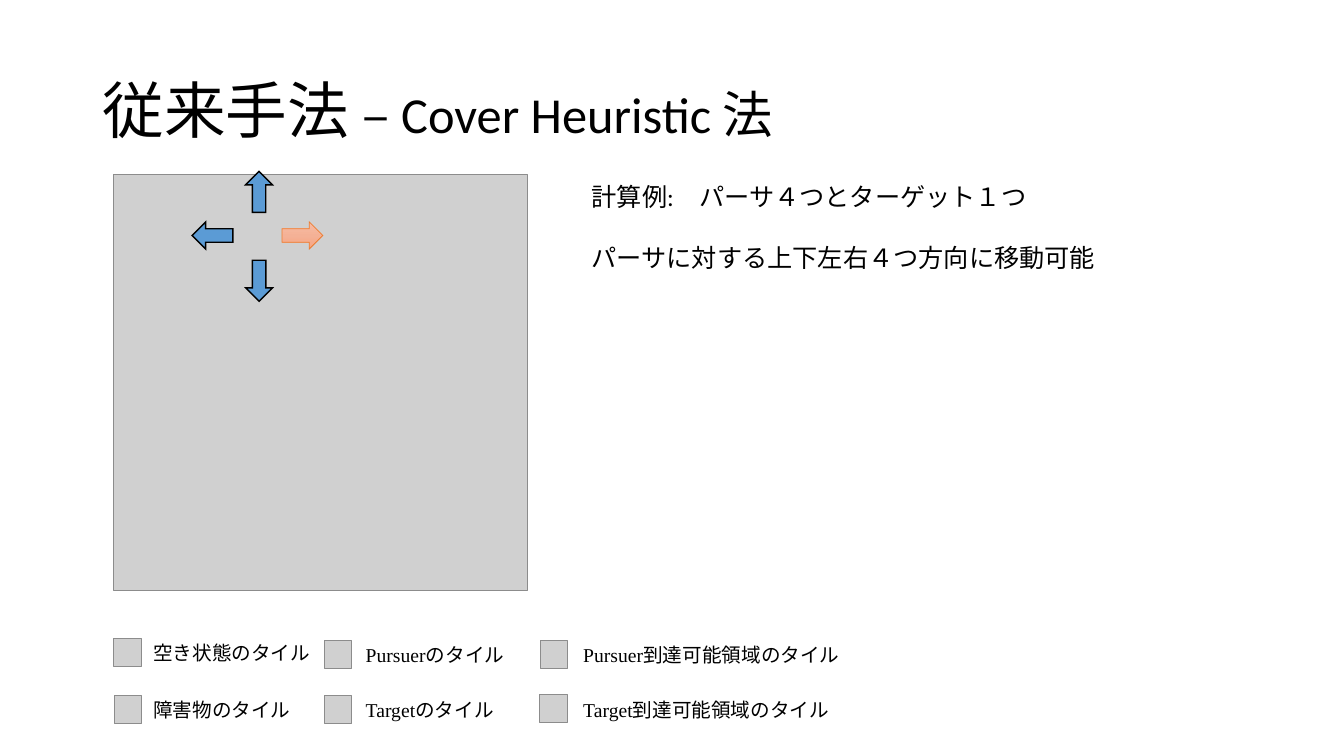
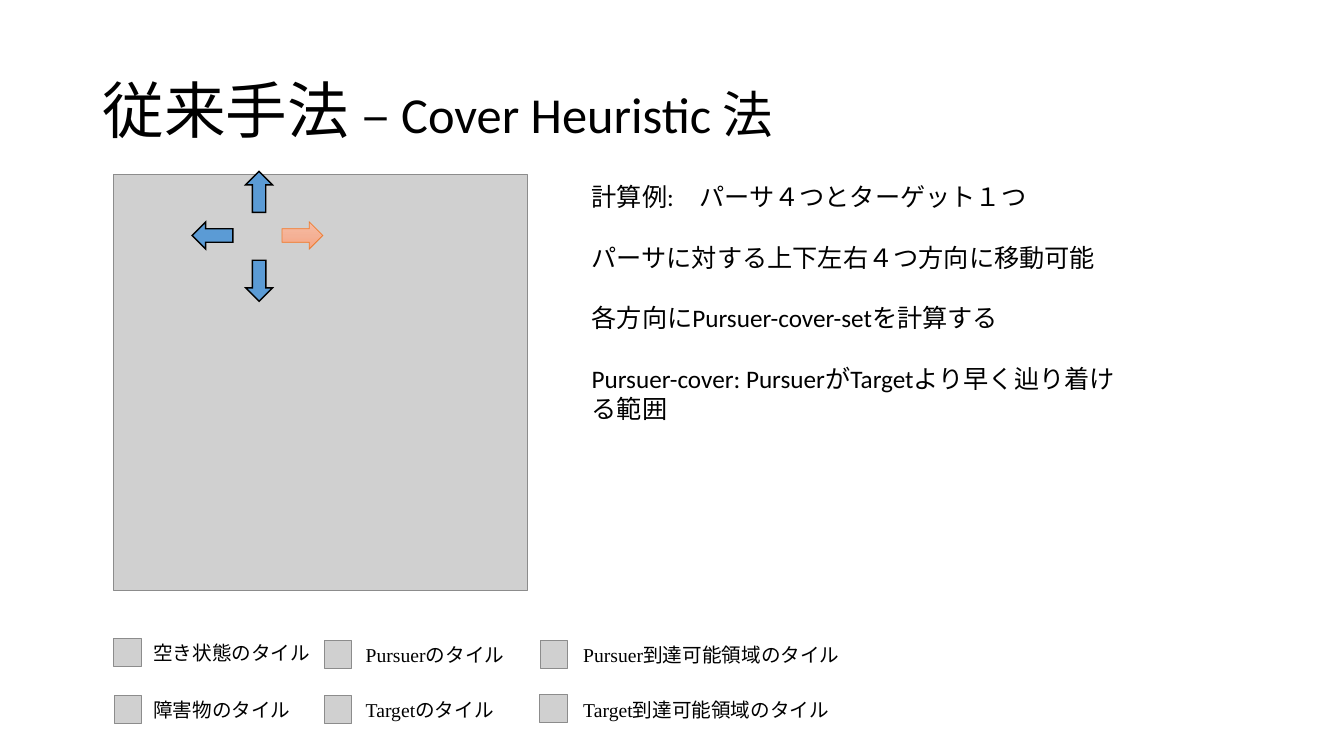
Before and after one commit to namidairo777/xiao_multiagent, a slide deck: slide 6 of documents/情報処理学会TANGXIAO_20170225.pptx. Drawn at 1344x756 pixels with LibreOffice and Linux fonts; fonts in the diff are those of the drawing; grey boxes stand for pictures. Boxes give left, top, right and bottom in pixels: in the first picture for what was removed or moved away, otherwise in the second. Text is boxed around its words. In the diff, an @@ line names an element or a change of style, - is before the commit and + after.

Commit message:
update ppt

```diff
--- a/documents/情報処理学会TANGXIAO_20170225.pptx
+++ b/documents/情報処理学会TANGXIAO_20170225.pptx
@@ text at [592, 305, 999, 389]: paragraphs added @@
+各方向にPursuer-cover-setを計算する
+Pursuer-cover: PursuerがTargetより早く辿り着ける範囲
```
